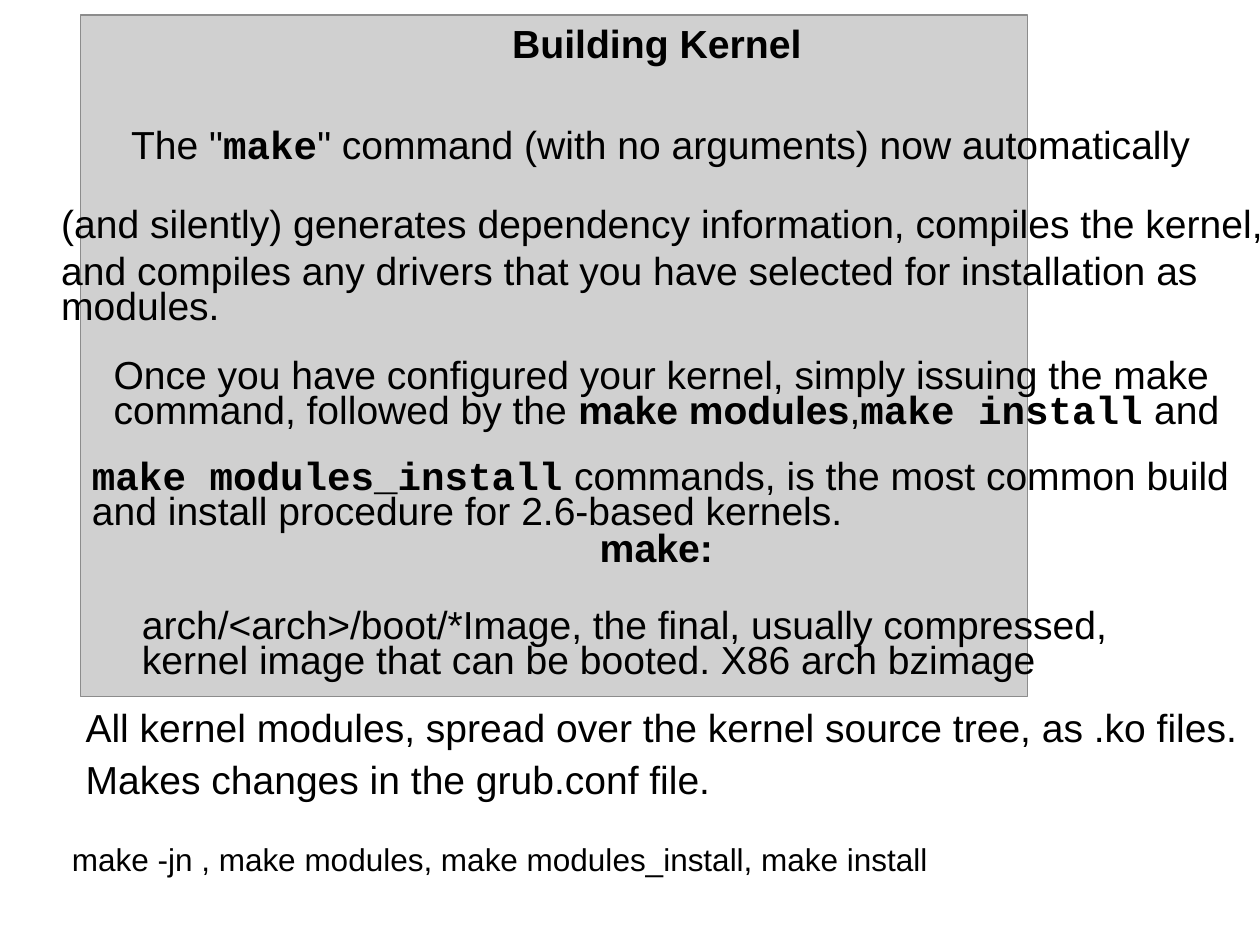
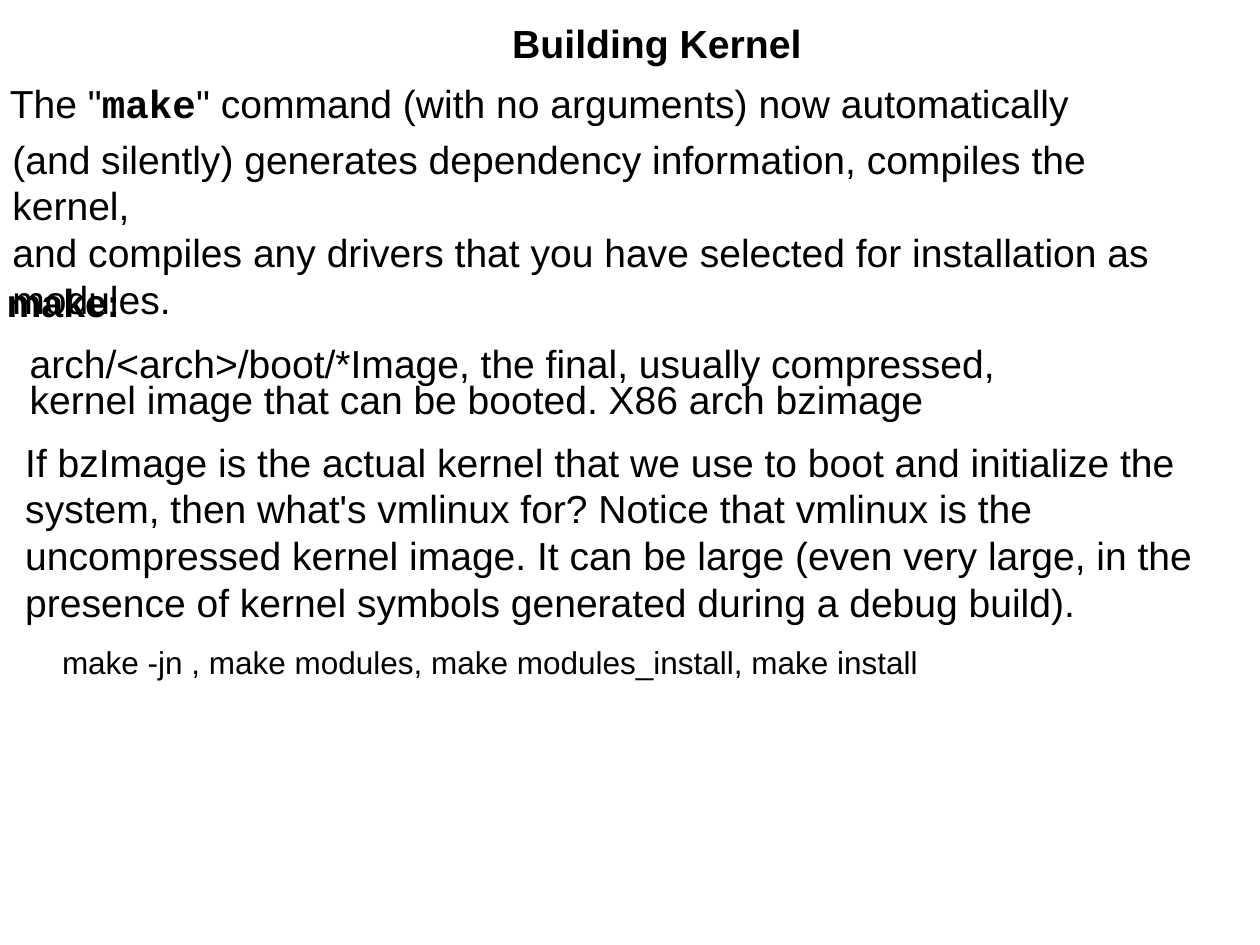
Before and after one commit to ramakatta/device_driver, a slide deck: slide 12 of 2_Linux_kernel_config.pptx. Drawn at 1260x945 pixels with LibreOffice and Linux fonts; fonts in the diff are those of the drawing; grey boxes stand for pictures. Boxes give left, top, right and bottom in pixels: in the first picture for what was removed or moved away, otherwise in the second. Text is boxed around its words. In the diff, an @@ line names an element or a change of style, - is before the commit and + after.

Commit message:
Added kernel modules

```diff
--- a/2_Linux_kernel_config.pptx
+++ b/2_Linux_kernel_config.pptx
@@ picture removed at [81,15,1028,697] @@
@@ text "The "make" command (with no ...": place and size @@
-text "The "make" command (with no ..." at [131,128,1190,167]
+text "The "make" command (with no ..." at [10,89,1069,126]
@@ text "(and silently) generates dependency information, ...": place and size @@
-text "(and silently) generates dependency information, ..." at [61,207,1260,328]
+text "(and silently) generates dependency information, ..." at [12,145,1148,318]
@@ text "make:": place and size @@
-text "make:" at [600,533,713,563]
+text "make:" at [7,286,120,318]
@@ text at [12,285,170,318]: line spacing 10.1pt to 1 @@
@@ text "arch/<arch>/boot/*Image, the final, usually compressed,": place and size @@
-text "arch/<arch>/boot/*Image, the final, usually compressed," at [142,608,1106,683]
+text "arch/<arch>/boot/*Image, the final, usually compressed," at [30,349,994,422]
@@ text removed at [114,358,1219,435] @@
-Once you have configured your kernel, simply issuing the make
-command, followed by the make modules,make install and
@@ text added at [25,448,1192,625], 22.3 pt, text #000000 @@
+If bzImage is the actual kernel that we use to boot and initialize the system, then what's vmlinux for? Notice that vmlinux is the uncompressed kernel image. It can be large (even very large, in the presence of kernel symbols generated during a debug build).
@@ text removed at [92,459,1229,533] @@
-make modules_install commands, is the most common build
-and install procedure for 2.6-based kernels.
@@ text "make -jn , make modules, ...": place and size @@
-text "make -jn , make modules, ..." at [72,848,927,877]
+text "make -jn , make modules, ..." at [62,651,917,680]
@@ text removed at [86,713,1237,802] @@
-All kernel modules, spread over the kernel source tree, as .ko files.
-Makes changes in the grub.conf file.
```
Also in this commit, not shown: 1 other slide changed, 43 other files.
